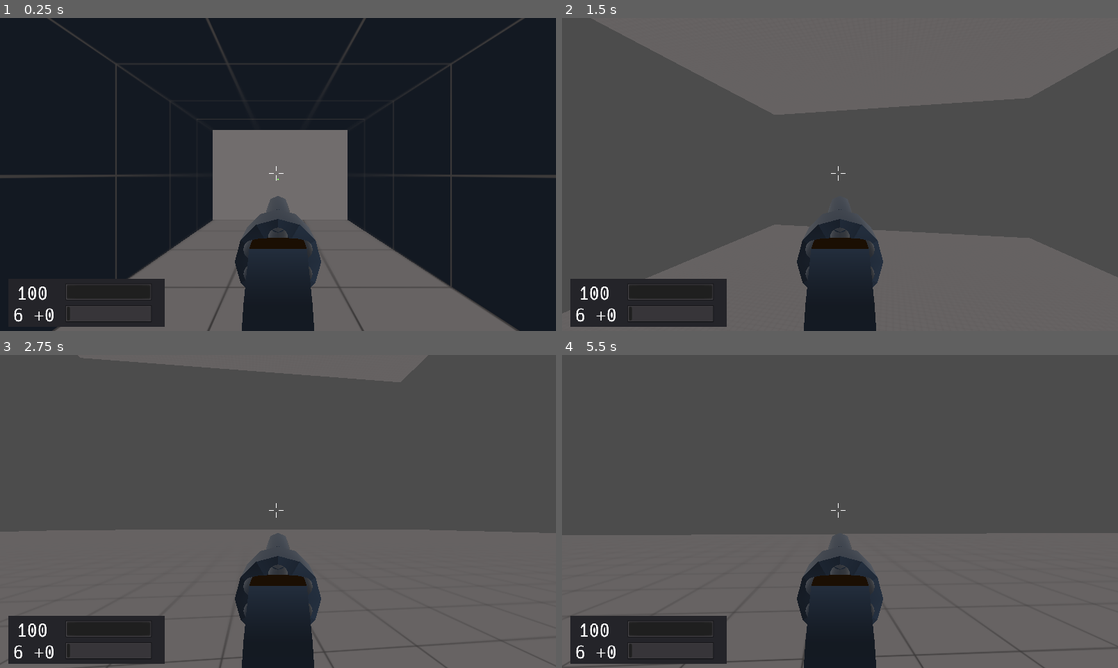
Above: before the commit, frames 1-4 (two rows, left to right).
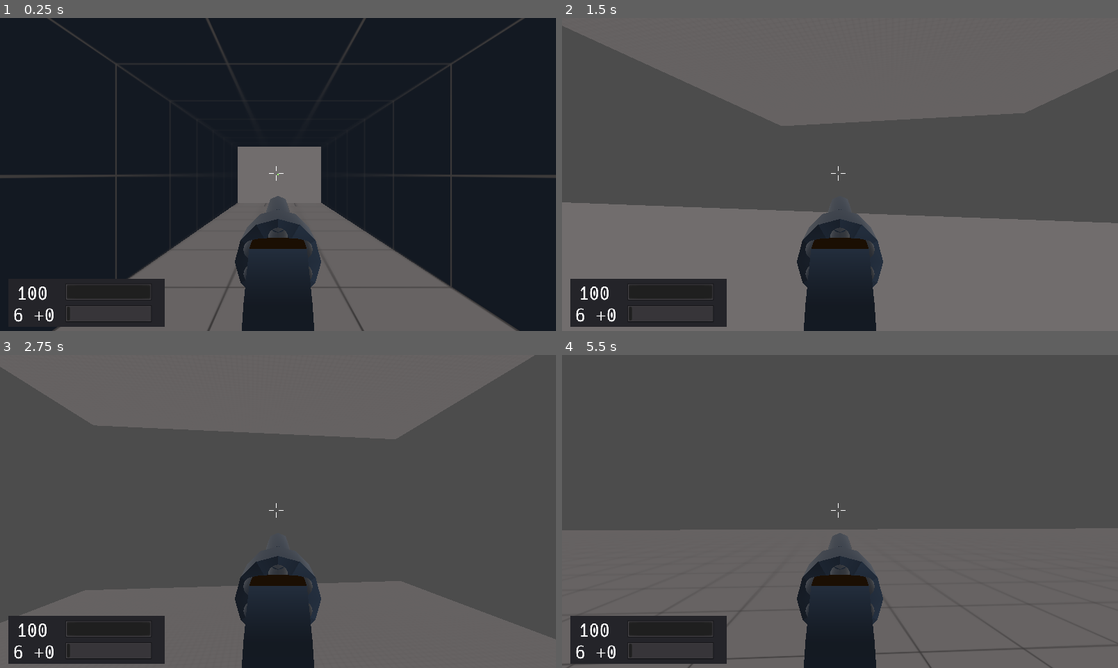
Above: after the commit, the same moments.

Repository: duckinator/keress
Game: Godot game, scene res://levels/Level_003.tscn
The game is run twice, just before and just after one commit, with the same random seed, the same clock (stepped at 60 frames per second) and the same inputs. This scene is started directly instead of the project's main scene.
Inputs (mouse positions are in pixels of both pictures, inside the frame that each line leads up to):
- Up to frame 1 (0.25 s): no input
- Up to frame 2 (1.5 s): tap Enter (ui_accept) at 0.5 s; move the mouse to (867, 174) at 0.52 s; press the mouse at (867, 174) at 0.53 s; hold W (movement_forward) from 0.53 s (still down); tap Space (movement_jump) at 0.77 s; move the mouse to (812, 174) at 1.27 s; release the mouse at (812, 174) at 1.28 s; right-click (812, 174) at 1.35 s
- Up to frame 3 (2.75 s): keep holding W (movement_forward); tap Space (movement_jump) at 1.52 s; move the mouse to (289, 505) at 2.02 s; tap Shift (movement_crouch) at 2.1 s
- Up to frame 4 (5.5 s): keep holding W (movement_forward); move the mouse to (834, 517) at 2.77 s; tap Tab (quick_switch_item) at 2.85 s; tap Space (movement_jump) at 3.02, 3.77, 4.52 s; move the mouse to (878, 514) at 3.52 s; hold 1 3.53-4.28 s; move the mouse to (795, 508) at 4.27 s; tap 2 at 4.35 s; move the mouse to (845, 511) at 5.02 s; hold 3 from 5.03 s (still down)

The runs differ from the first frame. In frame 1, 3.2% of the frame differs, in the area x 36-63%, y 35-67%; in frame 2, 15%; in frame 3, 31%, in the area x 0-100%, y 0-100%; in frame 4, 1.9%.

Commit message:
Automatically move player to a spawn point if it is not part of a seamless transition.

Diff:
--- a/src/Game.gd
+++ b/src/Game.gd
@@ -118,12 +118,14 @@
 
 	return get_tree().change_scene(new_scene_path)
 
-func load_level(level):
+func load_level(level, should_spawn_player=false):
 	Game.playing = true
 	var err = load_scene(get_level_scene(level))
 	if err:
 		Console.error("load_level(): Could not load level " + str(level) + ". (Error " + str(err) + ".)")
 	set_current_level(level)
+	if should_spawn_player:
+		call_deferred("spawn_player")
 
 func previous_level():
 	var prev_level = get_current_level() - 1
@@ -187,7 +189,9 @@
 	else:
 		return null
 
-func spawn_player(scene):
+func spawn_player(scene=null):
+	if scene == null:
+		scene = get_tree().current_scene
 	var spawn = find_spawn_point(scene)
 	var player = get_player(scene)
 	player.translation = spawn.translation
--- /dev/null
+++ b/src/levels/Level_003.gd
@@ -0,0 +1,39 @@
+extends Spatial
+
+var mobs = []
+func _ready():
+	pass
+	#Game.spawn_player(self)
+
+	#spawn_enemy(Vector3(15, 10, -140))
+	#spawn_enemy(Vector3(10, 10, -120))
+	#spawn_enemy(Vector3(0, 10, -100))
+	#spawn_enemy(Vector3(0, 10, -120))
+	#spawn_enemy(Vector3(-10, 10, -120))
+	#spawn_enemy(Vector3(-15, 10, -140))
+
+func player_noise(trans, sound, loudness):
+	trans = trans.round()
+	Console.log("player_noise(" + str(trans) + ", " + str(sound) + ", " + str(loudness) + ")")
+
+func can_open_door(door):
+	return len(mobs) == 0
+
+func opening_door(door):
+	pass
+
+func closing_door(door):
+	pass
+
+func through_door(door):
+	pass
+
+func mob_died(mob):
+	mobs.remove(mobs.find(mob))
+	mob.cleanup()
+
+func spawn_enemy(pos):
+	var scene = load("res://enemies/enemy1/Enemy1.tscn").instance()
+	add_child(scene)
+	scene.translate(pos)
+	mobs.append(scene)
--- a/src/levels/Level_003.tscn
+++ b/src/levels/Level_003.tscn
@@ -1,10 +1,11 @@
-[gd_scene load_steps=12 format=2]
+[gd_scene load_steps=15 format=2]
 
-[ext_resource path="res://player/Player.tscn" type="PackedScene" id=1]
-[ext_resource path="res://levels/Transition_001.tscn" type="PackedScene" id=2]
-[ext_resource path="res://environment/door/Door.tscn" type="PackedScene" id=3]
-[ext_resource path="res://textures/generic-panel-01.png" type="Texture" id=4]
-[ext_resource path="res://textures/generic-panel-03.png" type="Texture" id=5]
+[ext_resource path="res://levels/Level_003.gd" type="Script" id=1]
+[ext_resource path="res://player/Player.tscn" type="PackedScene" id=2]
+[ext_resource path="res://levels/Transition_001.tscn" type="PackedScene" id=3]
+[ext_resource path="res://environment/door/Door.tscn" type="PackedScene" id=4]
+[ext_resource path="res://textures/generic-panel-01.png" type="Texture" id=5]
+[ext_resource path="res://textures/generic-panel-03.png" type="Texture" id=6]
 
 [sub_resource type="Environment" id=1]
 ambient_light_color = Color( 0.678431, 0.654902, 0.654902, 1 )
@@ -24,14 +25,21 @@
 points = PoolVector3Array( -200, 2, 200, 200, 2, -200, 200, 2, 200, -200, 2, -200, -200, -2, 200, 200, -2, -200, 200, - …(256 unchanged characters)…
 
 [sub_resource type="SpatialMaterial" id=5]
-albedo_texture = ExtResource( 5 )
+albedo_texture = ExtResource( 6 )
 uv1_scale = Vector3( 0.25, 0.25, 0.25 )
 uv1_triplanar = true
 
 [sub_resource type="SpatialMaterial" id=6]
-albedo_texture = ExtResource( 5 )
+albedo_texture = ExtResource( 6 )
+
+[sub_resource type="CubeMesh" id=7]
+size = Vector3( 40, 2, 400 )
+
+[sub_resource type="ConvexPolygonShape" id=8]
+points = PoolVector3Array( -20, 1, 200, 20, 1, -200, 20, 1, 200, -20, 1, -200, -20, -1, 200, 20, -1, -200, 20, -1, 200, -20, -1, -200, 20, 1, 200, -20, 1, -200, 20, 1, -200, -20, 1, 200, 20, -1, 200, -20, -1, -200, 20, -1, -200, -20, -1, 200, 20, 1, 200, -20, -1, 200, -20, 1, 200, 20, -1, 200, 20, 1, -200, -20, -1, -200, -20, 1, -200, 20, -1, -200 )
 
 [node name="Level_003" type="Spatial"]
+script = ExtResource( 1 )
 
 [node name="WorldEnvironment" type="WorldEnvironment" parent="."]
 environment = SubResource( 1 )
@@ -39,19 +47,19 @@
 [node name="Spawns" type="Spatial" parent="."]
 
 [node name="Spawn_1" type="Spatial" parent="Spawns"]
-transform = Transform( 1, 0, 0, 0, 1, 0, 0, 0, 1, 0, 1, 0 )
+transform = Transform( -4.37114e-08, 0, 1, 0, 1, 0, -1, 0, -4.37114e-08, -30, 1, 0 )
 
-[node name="Player" parent="." instance=ExtResource( 1 )]
-transform = Transform( -4.37114e-08, 0, 1, 0, 1, 0, -1, 0, -4.37114e-08, 0, 0, 0 )
+[node name="Player" parent="." instance=ExtResource( 2 )]
+transform = Transform( -4.37114e-08, 0, 1, 0, 1, 0, -1, 0, -4.37114e-08, 12, 0, 0 )
 
-[node name="Transition_001" parent="." instance=ExtResource( 2 )]
+[node name="Transition_001" parent="." instance=ExtResource( 3 )]
 transform = Transform( -4.37114e-08, 0, -1, 0, 1, 0, 1, 0, -4.37114e-08, 0, -1, -2 )
 
-[node name="Transition_Entry_Door" parent="." instance=ExtResource( 3 )]
+[node name="Transition_Entry_Door" parent="." instance=ExtResource( 4 )]
 transform = Transform( -1, 0, -8.74228e-08, 0, 1, 0, 8.74228e-08, 0, -1, 20, 4, -2 )
 locked = true
 
-[node name="Level_Entry_Door" parent="." instance=ExtResource( 3 )]
+[node name="Level_Entry_Door" parent="." instance=ExtResource( 4 )]
 transform = Transform( 1, 0, 0, 0, 1, 0, 0, 0, 1, -20, 4, -2 )
 default_exit_behavior = false
 seamless_transition = false
@@ -79,6 +87,7 @@
 shape = SubResource( 4 )
 
 [node name="EntryWall" type="CSGCombiner" parent="."]
+editor/display_folded = true
 transform = Transform( 1, 0, 0, 0, 1, 0, 0, 0, 1, -18, 0, 0 )
 use_collision = true
 
@@ -95,3 +104,14 @@
 height = 16.0
 depth = 20.0
 material = SubResource( 6 )
+
+[node name="MeshInstance" type="MeshInstance" parent="."]
+editor/display_folded = true
+transform = Transform( 1, 0, 0, 0, 1, 0, 0, 0, 1, -40, -1, 0 )
+mesh = SubResource( 7 )
+material/0 = null
+
+[node name="StaticBody" type="StaticBody" parent="MeshInstance"]
+
+[node name="CollisionShape" type="CollisionShape" parent="MeshInstance/StaticBody"]
+shape = SubResource( 8 )
--- a/src/menus/MainMenu.gd
+++ b/src/menus/MainMenu.gd
@@ -55,7 +55,7 @@
 
 func game_continue():
 	panel_select("none")
-	Game.load_level(Game.get_current_level())
+	Game.load_level(Game.get_current_level(), true)
 
 func game_new():
 	Settings.store("has_played", true)
Not shown: 1 places in src/levels/Level_003.tscn that only renumber resources
